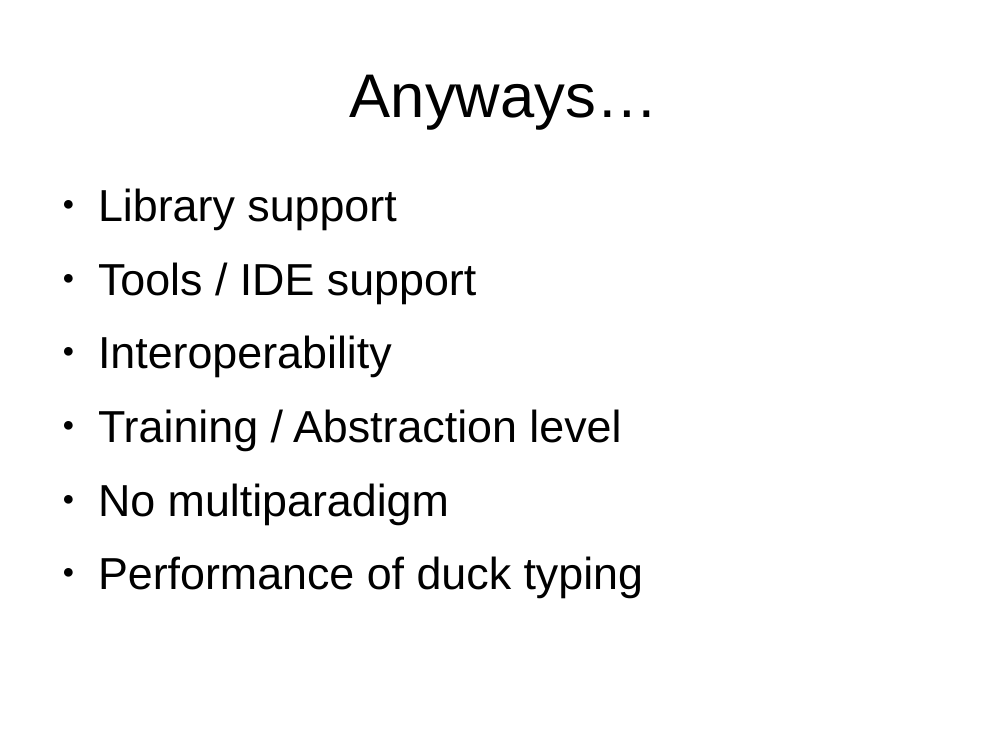
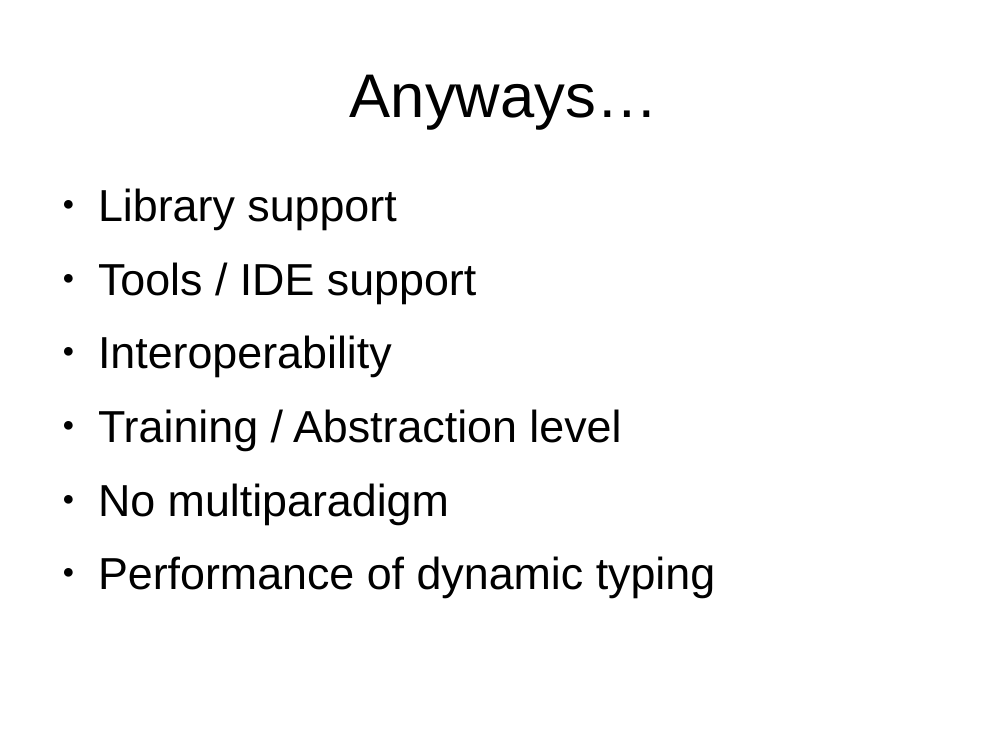
Before and after one commit to mlidbom/FSharpElevate, a slide deck: slide 16 of FSharp2.pptx. Drawn at 1008x756 pixels with LibreOffice and Linux fonts; fonts in the diff are those of the drawing. Boxes give left, top, right and bottom in pixels: in the first picture for what was removed or moved away, otherwise in the second. Text is boxed around its words. In the diff, an @@ line names an element or a change of style, - is before the commit and + after.

```diff
--- a/FSharp2.pptx
+++ b/FSharp2.pptx
@@ text at (98, 556, 715, 598): text changed @@
-● Performance of duck typing
+● Performance of dynamic typing
```
Also in this commit, not shown: 5 other slides changed, 2 slides removed.
